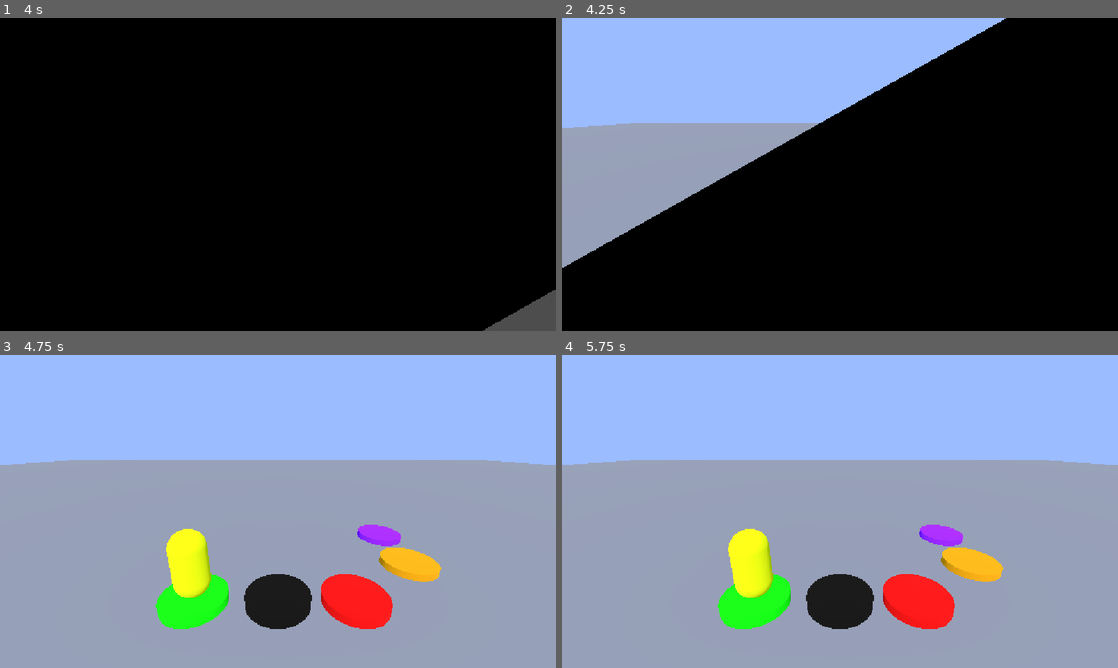
Above: before the commit, frames 1-4 (two rows, left to right).
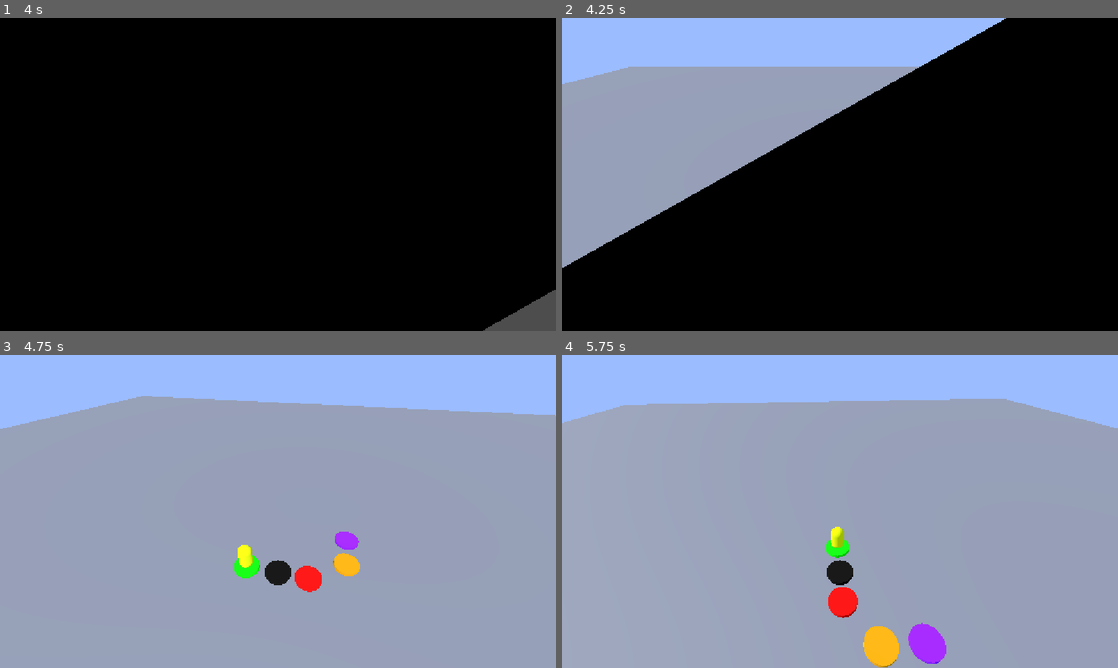
Above: after the commit, the same moments.

Repository: JZxAkuma/Game-Prototype-3
Game: Godot game, scene res://DO NOT TOUCH/Scene/main.tscn
The game is run twice, just before and just after one commit, with the same random seed, the same clock (stepped at 60 frames per second) and the same inputs.
Inputs:
- Up to frame 1 (4 s): tap Enter at 0.5 s; hold D (right) 0.53-1.28 s; hold J (a) 0.53-1.28 s; tap K (b) at 0.8, 1.35, 3.8 s; hold S (down) 1.28-2 s; tap I (y) at 1.55, 2.85 s; click "Start" at 2 s; tap A (left) at 2.75, 3.5 s; hold D (right) 2.78-3.53 s; hold J (a) 2.78-3.53 s; hold W (up) from 3.53 s (still down); tap J (a) at 3.6 s
- Up to frame 2 (4.25 s): keep holding W (up)
- Up to frame 3 (4.75 s): release W (up) at 4.28 s; hold A (left) from 4.28 s (still down); hold K (b) from 4.28 s (still down); tap I (y) at 4.55 s
- Up to frame 4 (5.75 s): keep holding A (left); release K (b) at 5.03 s; tap O (lb) at 5.1 s; tap J (a) at 5.3 s

Frame 1 is identical in both runs. In frame 2, 9.7% of the frame differs, in the area x 0-65%, y 15-36%; in frame 3, 26%; in frame 4, 27%, in the area x 0-100%, y 14-100%.

Commit message:
board intro animation init

Diff:
--- a/DO NOT TOUCH/Scene/board.tscn
+++ b/DO NOT TOUCH/Scene/board.tscn
@@ -10,11 +10,88 @@
 [sub_resource type="BoxMesh" id="BoxMesh_aygv5"]
 size = Vector3(129.30646, 1, 121.27396)
 
+[sub_resource type="Animation" id="Animation_2adw1"]
+length = 0.001
+tracks/0/type = "value"
+tracks/0/imported = false
+tracks/0/enabled = true
+tracks/0/path = NodePath("droneshot pivot/intro_camera:current")
+tracks/0/interp = 1
+tracks/0/loop_wrap = true
+tracks/0/keys = {
+"times": PackedFloat32Array(0),
+"transitions": PackedFloat32Array(1),
+"update": 1,
+"values": [true]
+}
+tracks/1/type = "value"
+tracks/1/imported = false
+tracks/1/enabled = true
+tracks/1/path = NodePath("play_camera:current")
+tracks/1/interp = 1
+tracks/1/loop_wrap = true
+tracks/1/keys = {
+"times": PackedFloat32Array(0),
+"transitions": PackedFloat32Array(1),
+"update": 1,
+"values": [false]
+}
+tracks/2/type = "value"
+tracks/2/imported = false
+tracks/2/enabled = true
+tracks/2/path = NodePath("droneshot pivot:rotation")
+tracks/2/interp = 1
+tracks/2/loop_wrap = true
+tracks/2/keys = {
+"times": PackedFloat32Array(0),
+"transitions": PackedFloat32Array(1),
+"update": 0,
+"values": [Vector3(0, 0, 0)]
+}
+
 [sub_resource type="Animation" id="Animation_bw800"]
 resource_name = "intro"
+length = 5.0
+tracks/0/type = "value"
+tracks/0/imported = false
+tracks/0/enabled = true
+tracks/0/path = NodePath("droneshot pivot/intro_camera:current")
+tracks/0/interp = 1
+tracks/0/loop_wrap = true
+tracks/0/keys = {
+"times": PackedFloat32Array(0, 5),
+"transitions": PackedFloat32Array(1, 1),
+"update": 1,
+"values": [true, false]
+}
+tracks/1/type = "value"
+tracks/1/imported = false
+tracks/1/enabled = true
+tracks/1/path = NodePath("play_camera:current")
+tracks/1/interp = 1
+tracks/1/loop_wrap = true
+tracks/1/keys = {
+"times": PackedFloat32Array(0, 5),
+"transitions": PackedFloat32Array(1, 1),
+"update": 1,
+"values": [false, true]
+}
+tracks/2/type = "value"
+tracks/2/imported = false
+tracks/2/enabled = true
+tracks/2/path = NodePath("droneshot pivot:rotation")
+tracks/2/interp = 1
+tracks/2/loop_wrap = true
+tracks/2/keys = {
+"times": PackedFloat32Array(0, 5),
+"transitions": PackedFloat32Array(1, 1),
+"update": 0,
+"values": [Vector3(0, 0, 0), Vector3(0, 6.2831855, 0)]
+}
 
 [sub_resource type="AnimationLibrary" id="AnimationLibrary_2adw1"]
 _data = {
+&"RESET": SubResource("Animation_2adw1"),
 &"intro": SubResource("Animation_bw800")
 }
 
@@ -39,10 +116,6 @@
 [node name="BoardSpace5" parent="Spaces" unique_id=2110703701 instance=ExtResource("2_bw800")]
 transform = Transform3D(1, 0, 0, 0, 1, 0, 0, 0, 1, 5.016563, 0, -4.45407)
 
-[node name="intro_camera" type="Camera3D" parent="." unique_id=442427399]
-transform = Transform3D(1, 0, 0, 0, 0.9516222, 0.30727062, 0, -0.30727062, 0.9516222, 0, 4.1020727, 4.910519)
-current = true
-
 [node name="WorldEnvironment" type="WorldEnvironment" parent="." unique_id=1071959609]
 environment = SubResource("Environment_n5003")
 
@@ -57,3 +130,10 @@
 libraries/ = SubResource("AnimationLibrary_2adw1")
 
 [node name="play_camera" type="Camera3D" parent="." unique_id=563864645]
+transform = Transform3D(1, 0, 0, 0, 1, 0, 0, 0, 1, 0, 4.5858593, 8.542557)
+
+[node name="droneshot pivot" type="Node3D" parent="." unique_id=473306894]
+
+[node name="intro_camera" type="Camera3D" parent="droneshot pivot" unique_id=442427399]
+transform = Transform3D(1, 0, 0, 0, 0.7844815, 0.62015224, 0, -0.62015224, 0.7844815, 0, 12.724283, 9.036865)
+current = true
